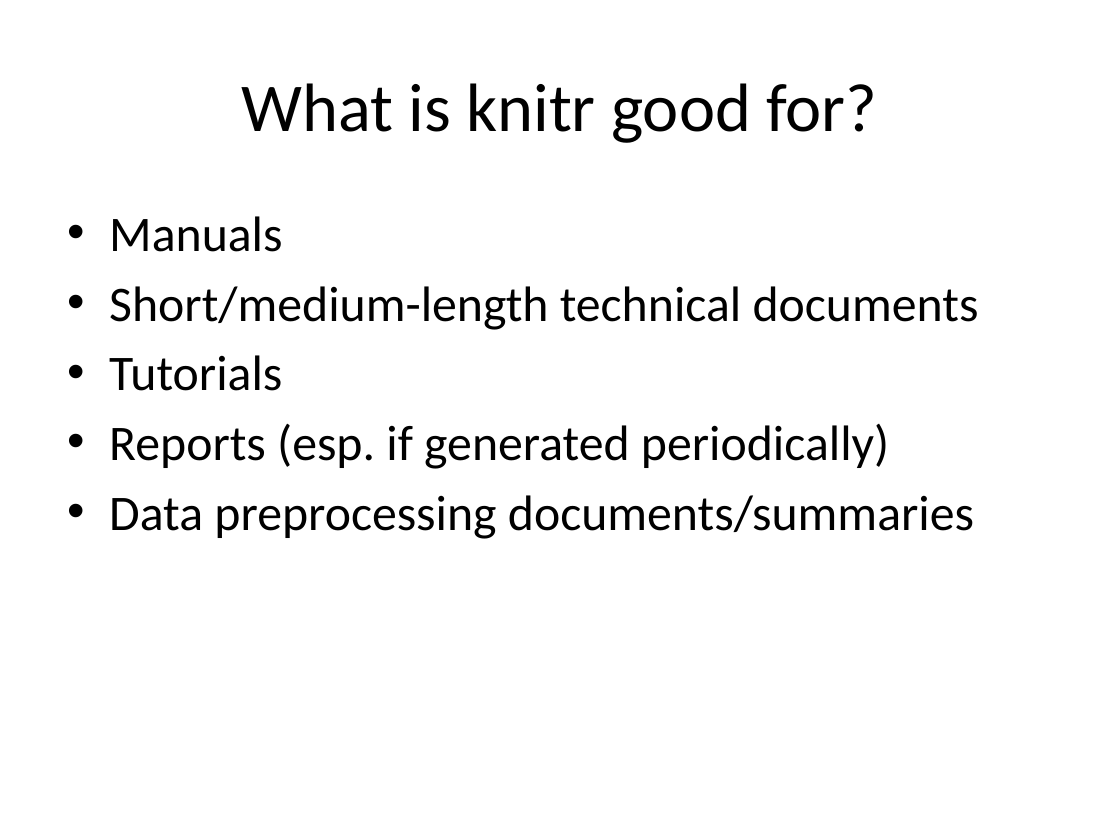
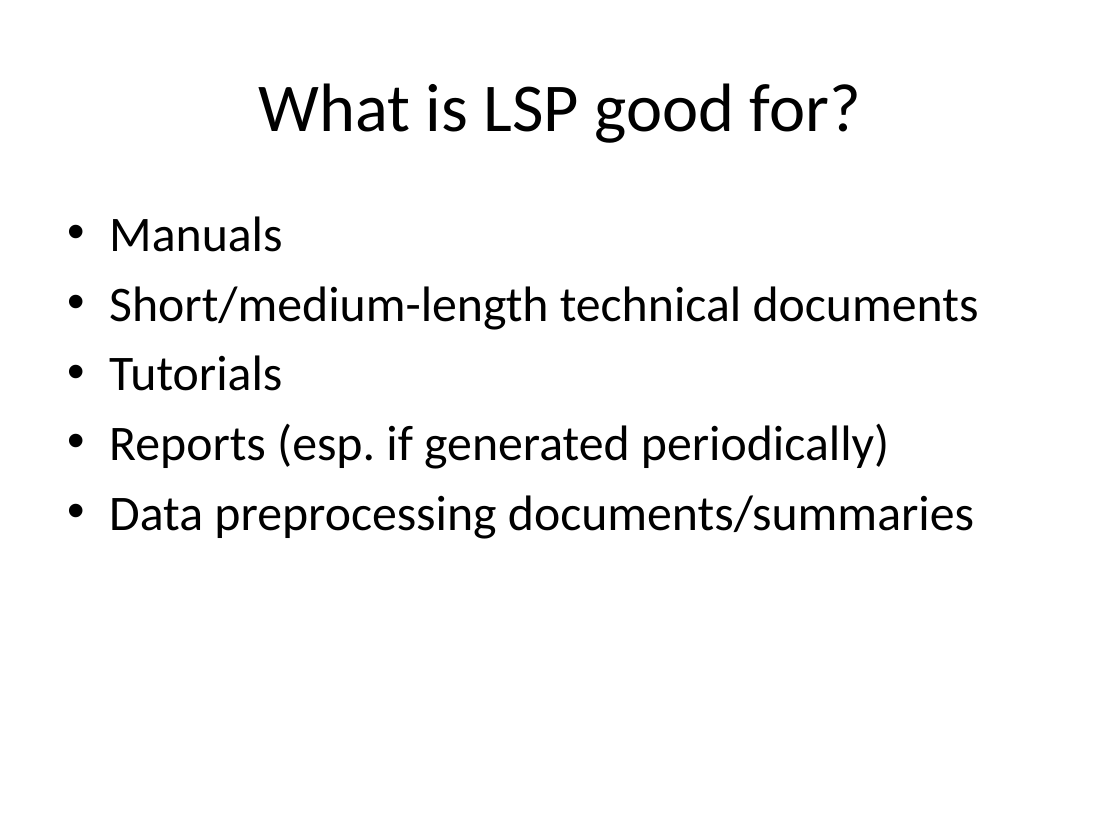
Before and after one commit to rdpeng/Minnesota2013, a slide deck: slide 20 of RR_knitr.pptx (slide 19 before the commit). Drawn at 1120x840 pixels with LibreOffice and Linux fonts; fonts in the diff are those of the drawing. Boxes give left, top, right and bottom in pixels: in the first picture for what was removed or moved away, otherwise in the second. Text is boxed around its words. In the diff, an @@ line names an element or a change of style, - is before the commit and + after.

```diff
--- a/RR_knitr.pptx
+++ b/RR_knitr.pptx
@@ title at (258, 83, 861, 143): text changed @@
-What is knitr good for?
+What is LSP good for?
```
Also in this commit, not shown: 7 other slides changed, 1 slide added, 3 other files.
